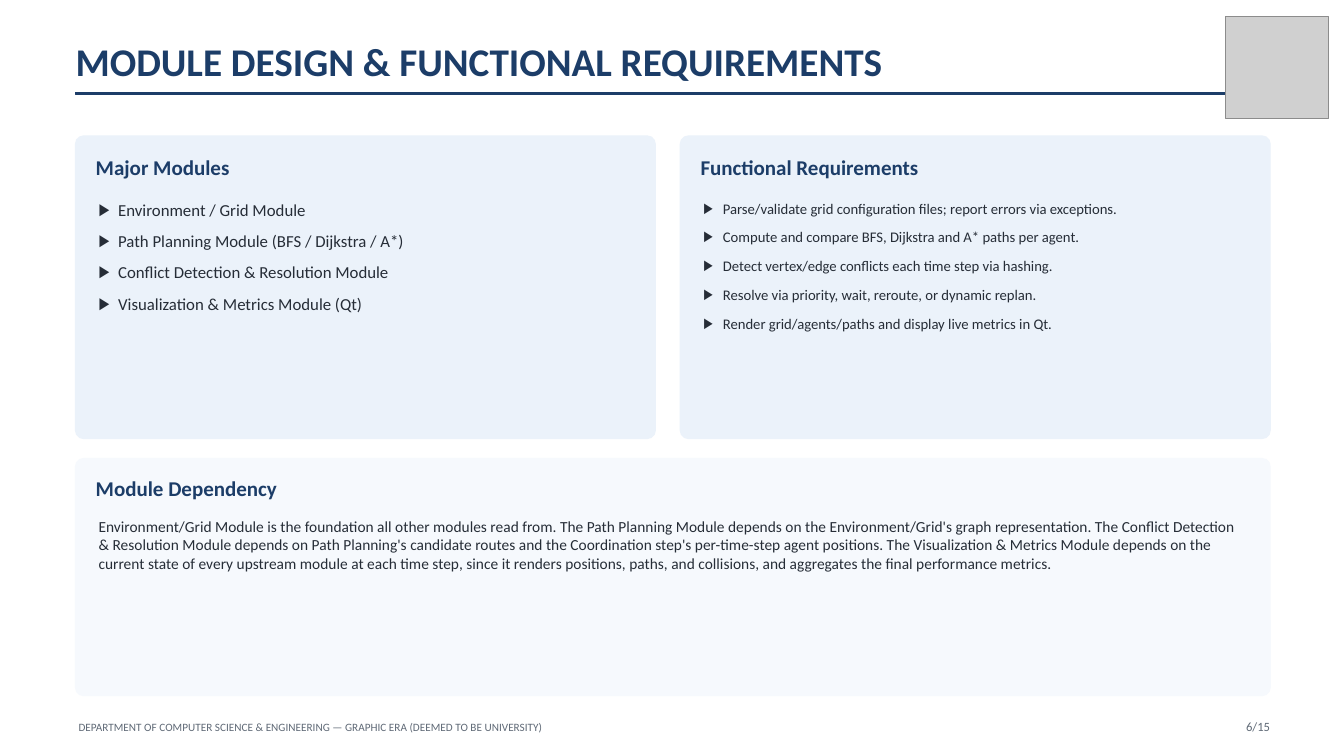
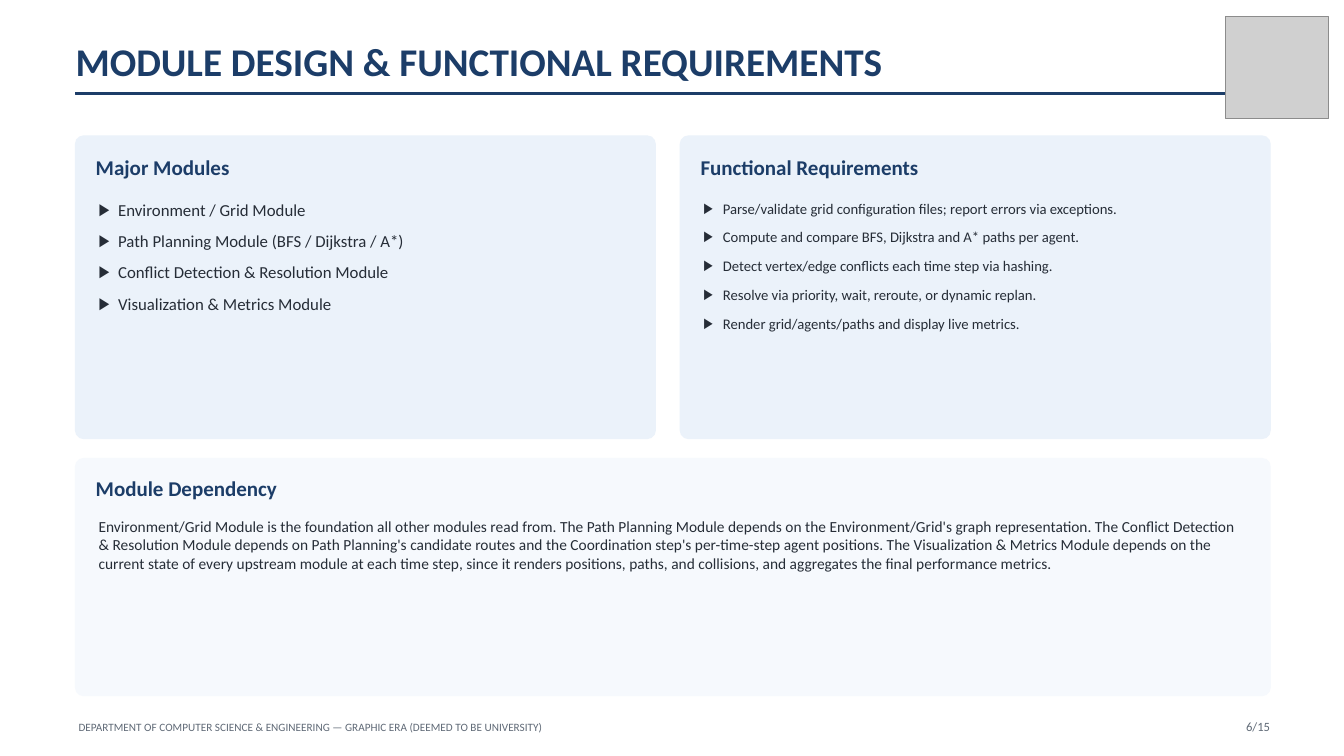
Before and after one commit to ayushirautela123/Simulator-for-Path-Planning-of-Multi-Agent, a slide deck: slide 6 of TeamAFK_PhaseII_Evaluation.pptx. Drawn at 1344x756 pixels with LibreOffice and Linux fonts; fonts in the diff are those of the drawing; grey boxes stand for pictures. Boxes give left, top, right and bottom in pixels: in the first picture for what was removed or moved away, otherwise in the second. Text is boxed around its words. In the diff, an @@ line names an element or a change of style, - is before the commit and + after.

```diff
--- a/TeamAFK_PhaseII_Evaluation.pptx
+++ b/TeamAFK_PhaseII_Evaluation.pptx
@@ text at (118,298,331,310): text changed @@
-▶ Visualization & Metrics Module (Qt)
+▶ Visualization & Metrics Module
@@ text at (723,318,1020,332): text changed @@
-▶ Render grid/agents/paths and display live metrics in Qt.
+▶ Render grid/agents/paths and display live metrics.
```
Also in this commit, not shown: 12 other slides changed.
